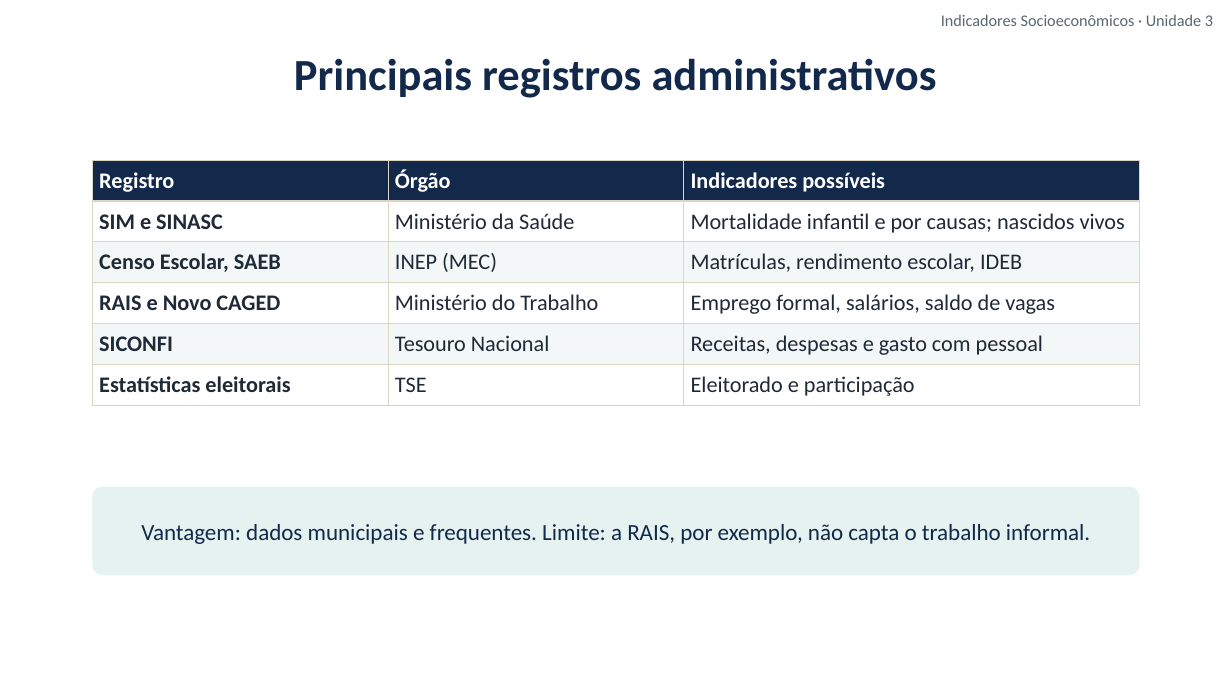
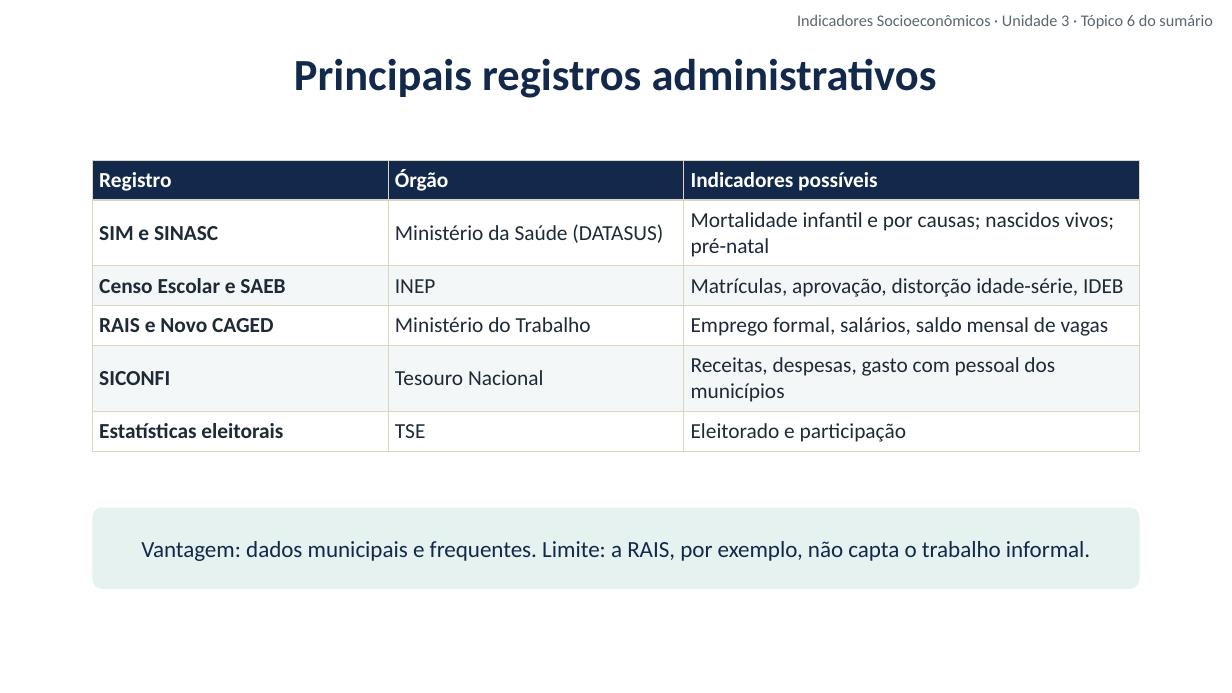
Before and after one commit to cleitonfranco74/gestao_publica, a slide deck: slide 10 of disciplina-08-indicadores-socioeconomicos/materiais/03_Unidade_3_Produtores_de_Dados_e_Fontes.pptx. Drawn at 1232x693 pixels with LibreOffice and Linux fonts; fonts in the diff are those of the drawing; background and template pictures are left out. Boxes give left, top, right and bottom in pixels: in the first picture for what was removed or moved away, otherwise in the second. Text is boxed around its words. In the diff, an @@ line names an element or a change of style, - is before the commit and + after.

```diff
--- a/disciplina-08-indicadores-socioeconomicos/materiais/03_Unidade_3_Produtores_de_Dados_e_Fontes.pptx
+++ b/disciplina-08-indicadores-socioeconomicos/materiais/03_Unidade_3_Produtores_de_Dados_e_Fontes.pptx
@@ text at (797,14,1213,29): text changed @@
-Indicadores Socioeconômicos · Unidade 3
+Indicadores Socioeconômicos · Unidade 3 · Tópico 6 do sumário
@@ table at (92,160,1140,446) @@
-row 2, column 2: Ministério da Saúde
+row 2, column 2: Ministério da Saúde (DATASUS)
-row 2, column 3: Mortalidade infantil e por causas; nascidos vivos
+row 2, column 3: Mortalidade infantil e por causas; nascidos vivos; pré-natal
-row 3: Censo Escolar, SAEB | INEP (MEC) | Matrículas, rendimento escolar, IDEB
+row 3: Censo Escolar e SAEB | INEP | Matrículas, aprovação, distorção idade-série, IDEB
-row 4, column 3: Emprego formal, salários, saldo de vagas
+row 4, column 3: Emprego formal, salários, saldo mensal de vagas
-row 5, column 3: Receitas, despesas e gasto com pessoal
+row 5, column 3: Receitas, despesas, gasto com pessoal dos municípios
@@ size 13 to 12.5 pt in "Registro", "Órgão", "Indicadores possíveis", "SIM e SINASC" and 7 more places @@
@@ rounded rectangle "Vantagem: dados municipais e frequentes. ...": place and size @@
-rounded rectangle "Vantagem: dados municipais e frequentes. ..." at (92,487,1140,575)
+rounded rectangle "Vantagem: dados municipais e frequentes. ..." at (92,508,1140,589)
@@ rounded rectangle "Vantagem: dados municipais e frequentes. ..." at (92,508,1140,589): proportions changed @@
```
Also in this commit, not shown: 12 other slides changed, 1 slide added, 8 other files.
